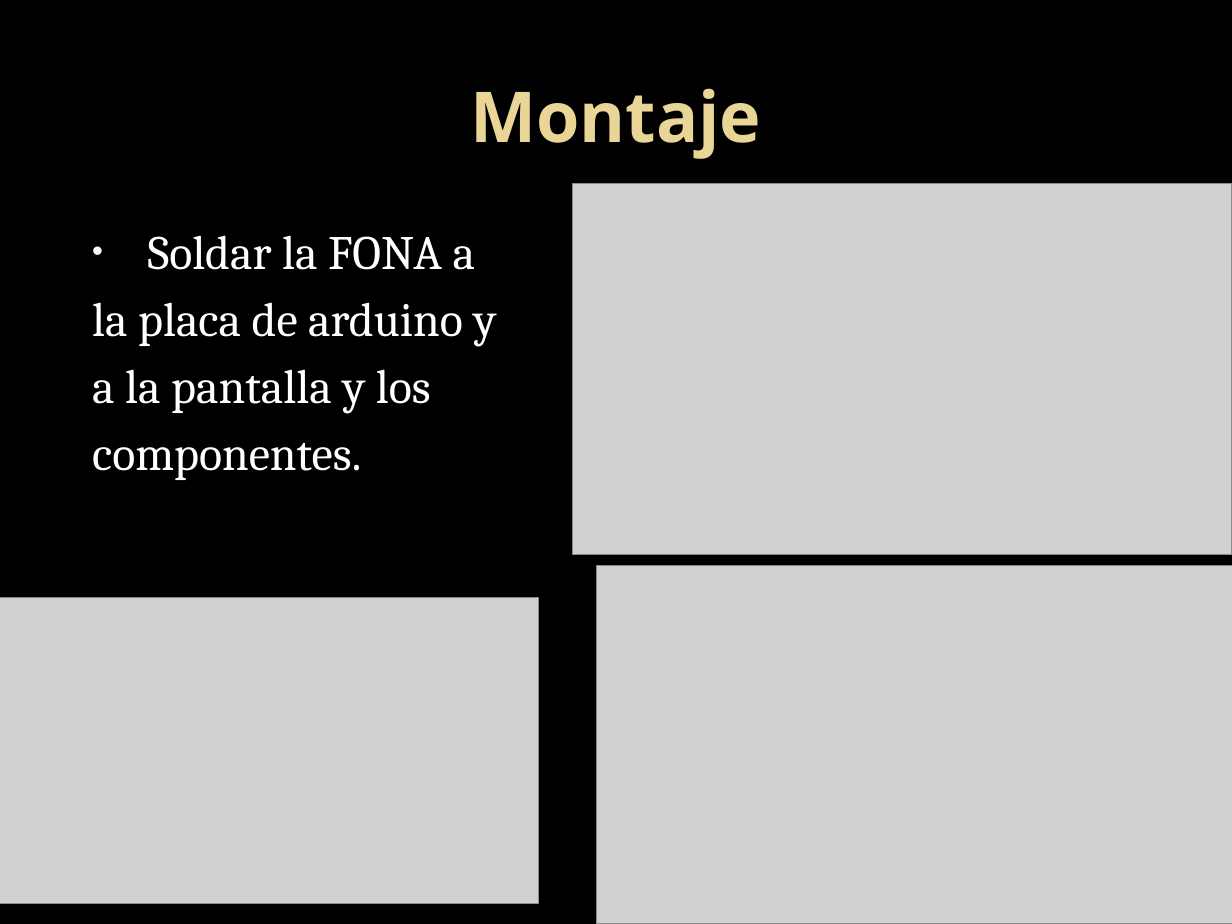
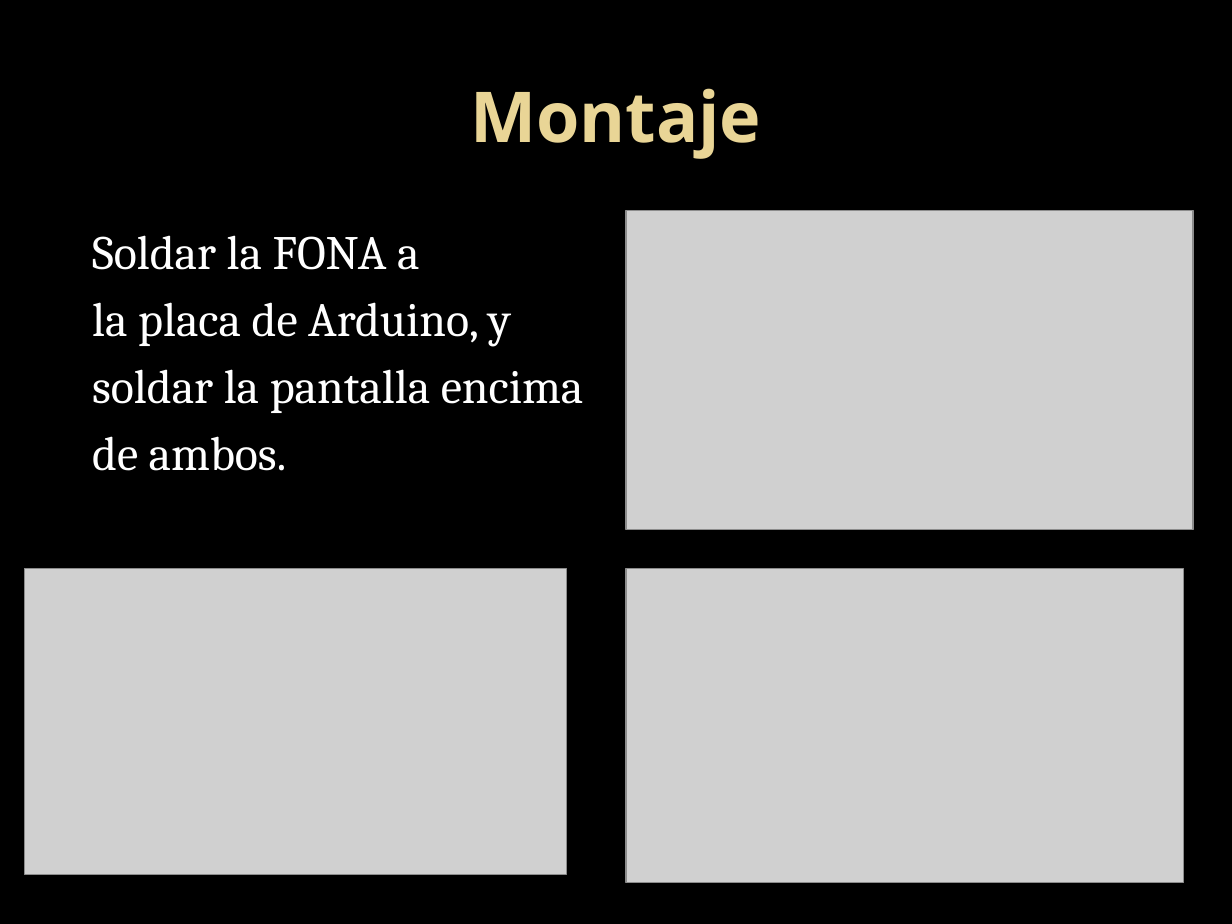
Before and after one commit to JaimeLLanos/ArduinoPhoneduino, a slide deck: slide 9 of PHONEDUINO.pptx (slide 8 before the commit). Drawn at 1232x924 pixels with LibreOffice and Linux fonts; fonts in the diff are those of the drawing; grey boxes stand for pictures; background and template pictures are left out. Boxes give left, top, right and bottom in pixels: in the first picture for what was removed or moved away, otherwise in the second. Text is boxed around its words. In the diff, an @@ line names an element or a change of style, - is before the commit and + after.

```diff
--- a/PHONEDUINO.pptx
+++ b/PHONEDUINO.pptx
@@ text at (92,235,420,270): bullet • to none @@
@@ picture: place and size @@
-picture at (573,184,1232,554)
+picture at (626,211,1193,530)
@@ text at (92,302,584,471): text changed @@
-la placa de arduino y
-a la pantalla y los
-componentes.
+la placa de Arduino, y
+soldar la pantalla encima
+de ambos.
@@ picture: place and size @@
-picture at (0,598,538,903)
+picture at (25,569,567,875)
@@ picture: place and size @@
-picture at (596,565,1232,924)
+picture at (626,569,1183,883)
```
Also in this commit, not shown: 7 other slides changed.
